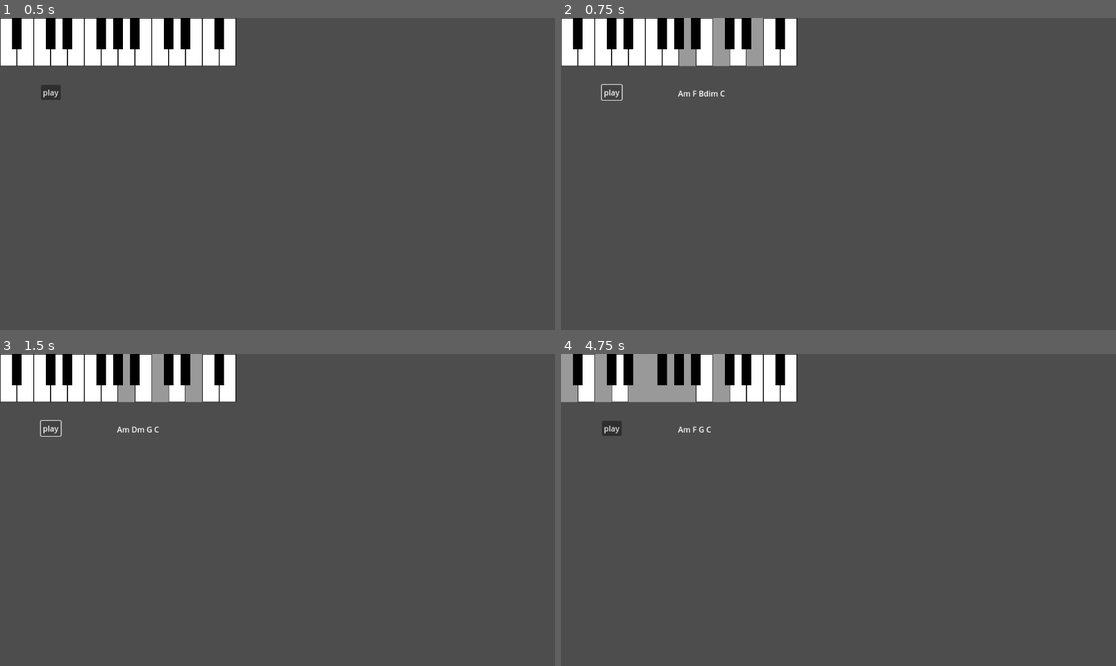
Above: before the commit, frames 1-4 (two rows, left to right).
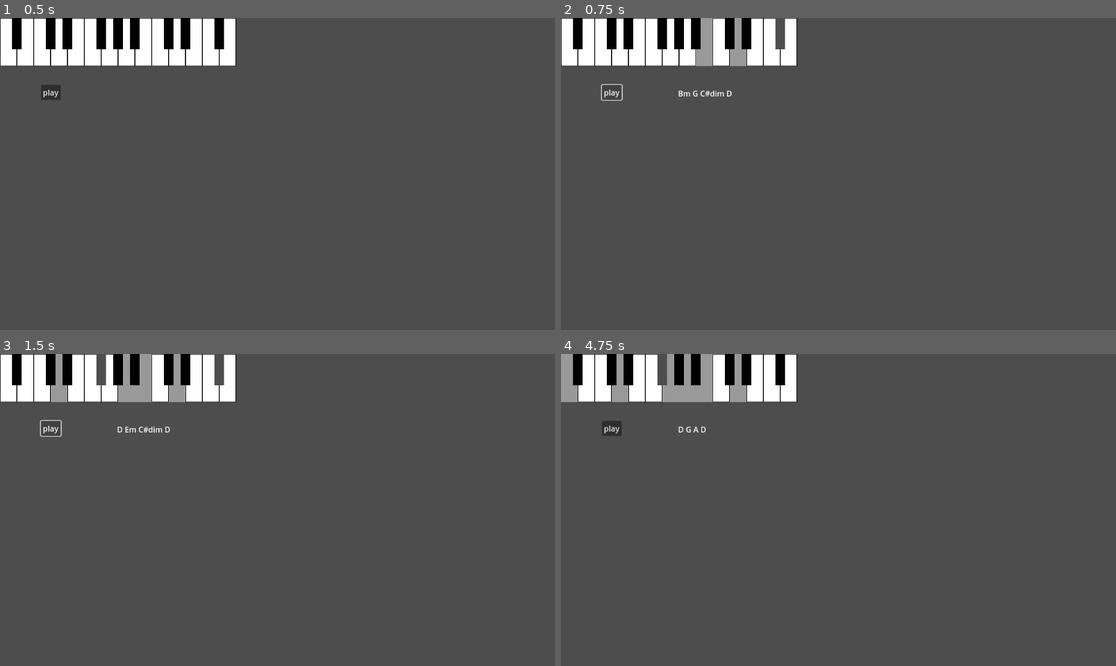
Above: after the commit, the same moments.

Repository: mjXmsdgh/godot_piano
Game: Godot game, scene res://scenes/generator.tscn
Two runs of this game, one before a commit and one after it. Both use one fixed random seed, a clock stepped at 60 frames per second and the inputs below. This scene is started directly instead of the project's main scene.
Inputs (mouse positions are in pixels of both pictures, inside the frame that each line leads up to):
- Up to frame 1 (0.5 s): no input
- Up to frame 2 (0.75 s): click "play" at 0.5 s
- Up to frame 3 (1.5 s): click "play" at 1.25 s
- Up to frame 4 (4.75 s): click (572, 378) at 2.02 s; click (572, 378) at 2.77 s; click "play" at 3.5 s; click (572, 378) at 4.27 s

Frame 1 is identical in both runs. In frame 2, 2.0% of the frame differs, in the area x 21-41%, y 0-26%; in frame 3, 2.2%; in frame 4, 2.7%, in the area x 6-34%, y 0-26%.

Commit message:
Add more diminished chords and update chord lists
Expanded chord_data.json with additional diminished chords and enharmonic equivalents. Updated diatonic_chord_list.csv to use 'viidim' notation and include new diminished chords. Changed test_generator.gd to generate chords in the key of D instead of C for testing.

Diff:
--- a/godot_piano/assets/chord_data.json
+++ b/godot_piano/assets/chord_data.json
@@ -73,5 +73,44 @@
   },
   "Bdim": {
 	"notes": ["B4", "D5", "F5"]
+  },
+  "C#dim": {
+    "notes": ["C#4", "E4", "G4"]
+  },
+  "Ddim": {
+    "notes": ["D4", "F4", "G#4"]
+  },
+  "D#dim": {
+    "notes": ["D#4", "F#4", "A4"]
+  },
+  "Edim": {
+    "notes": ["E4", "G4", "A#4"]
+  },
+  "F#dim": {
+    "notes": ["F#4", "A4", "C5"]
+  },
+  "Gdim": {
+    "notes": ["G4", "A#4", "C#5"]
+  },
+  "G#dim": {
+    "notes": ["G#4", "B4", "D5"]
+  },
+  "Adim": {
+    "notes": ["A4", "C5", "D#5"]
+  },
+  "A#dim": {
+    "notes": ["A#4", "C#5", "E5"]
+  },
+  "B#dim": {
+    "notes": ["B#4", "D#5", "F#5"]
+  },
+  "E#dim": {
+    "notes": ["E#4", "G#4", "B4"]
+  },
+  "Bb": {
+    "notes": ["A#4", "D5", "F5"]
+  },
+  "E#m": {
+    "notes": ["F4", "G#4", "C5"]
   }
 }
--- a/godot_piano/assets/diatonic_chord_list.csv
+++ b/godot_piano/assets/diatonic_chord_list.csv
@@ -5,91 +5,81 @@
 C,IV,F,SD
 C,V,G,D
 C,vi,Am,T
-C,vii°,Bdim,D
-C,vi,Am,T
-C,vii°,Bdim,D
+C,viidim,Bdim,D
 C#,I,C#,T
 C#,ii,D#m,SD
 C#,iii,E#m,-
 C#,IV,F#,SD
 C#,V,G#,D
 C#,vi,A#m,T
-C#,vii°,B#°,D
-C#,ii,D#m,SD
-C#,iii,Fm,-
-C#,IV,F#,SD
-C#,V,G#,D
-C#,vi,A#m,T
-C#,vii°,C°,D
+C#,viidim,B#dim,D
 D,I,D,T
 D,ii,Em,SD
 D,iii,F#m,-
 D,IV,G,SD
 D,V,A,D
 D,vi,Bm,T
-D,vii°,C#°,D
+D,viidim,C#dim,D
 D#,I,D#,T
 D#,ii,Fm,SD
 D#,iii,Gm,-
 D#,IV,G#,SD
 D#,V,A#,D
 D#,vi,Cm,T
-D#,vii°,D°,D
+D#,viidim,Ddim,D
 E,I,E,T
 E,ii,F#m,SD
 E,iii,G#m,-
 E,IV,A,SD
 E,V,B,D
 E,vi,C#m,T
-E,vii°,D#°,D
+E,viidim,D#dim,D
 F,I,F,T
 F,ii,Gm,SD
 F,iii,Am,-
 F,IV,Bb,SD
 F,V,C,D
 F,vi,Dm,T
-F,vii°,E°,D
+F,viidim,Edim,D
 F#,I,F#,T
 F#,ii,G#m,SD
 F#,iii,A#m,-
-F#,iii,Bbm,-
 F#,IV,B,SD
 F#,V,C#,D
 F#,vi,D#m,T
-F#,vii°,E#°,D
-F#,vii°,F°,D
+F#,viidim,E#dim,D
 G,I,G,T
 G,ii,Am,SD
 G,iii,Bm,-
 G,IV,C,SD
 G,V,D,D
 G,vi,Em,T
-G,vii°,F#°,D
+G,viidim,F#dim,D
 G#,I,G#,T
 G#,ii,A#m,SD
 G#,iii,Cm,-
 G#,IV,C#,SD
 G#,V,D#,D
 G#,vi,Fm,T
-G#,vii°,G°,D
+G#,viidim,Gdim,D
 A,I,A,T
 A,ii,Bm,SD
 A,iii,C#m,-
 A,IV,D,SD
 A,V,E,D
 A,vi,F#m,T
-A,vii°,G#°,D
+A,viidim,G#dim,D
 A#,I,A#,T
 A#,ii,Cm,SD
 A#,iii,Dm,-
 A#,IV,D#,SD
 A#,V,F,D
 A#,vi,Gm,T
-A#,vii°,A°,D
+A#,viidim,Adim,D
 B,I,B,T
 B,ii,C#m,SD
 B,iii,D#m,-
 B,IV,E,SD
 B,V,F#,D
 B,vi,G#m,T
-B,vii°,A#°,D
+B,viidim,A#dim,D
--- a/godot_piano/scripts/test_generator.gd
+++ b/godot_piano/scripts/test_generator.gd
@@ -17,7 +17,7 @@
 	# コードジェネレーターノードを取得
 	var chord_generator = get_node_or_null("chord_generator")
 	# 指定されたキーと数でコード進行を生成
-	var generated_chords: Array[String] = chord_generator.generate_chord("C", 4)
+	var generated_chords: Array[String] = chord_generator.generate_chord("D", 4)
 
 	# UIラベルに生成されたコードリストを表示
 	$chord_list.text = " ".join(generated_chords)
